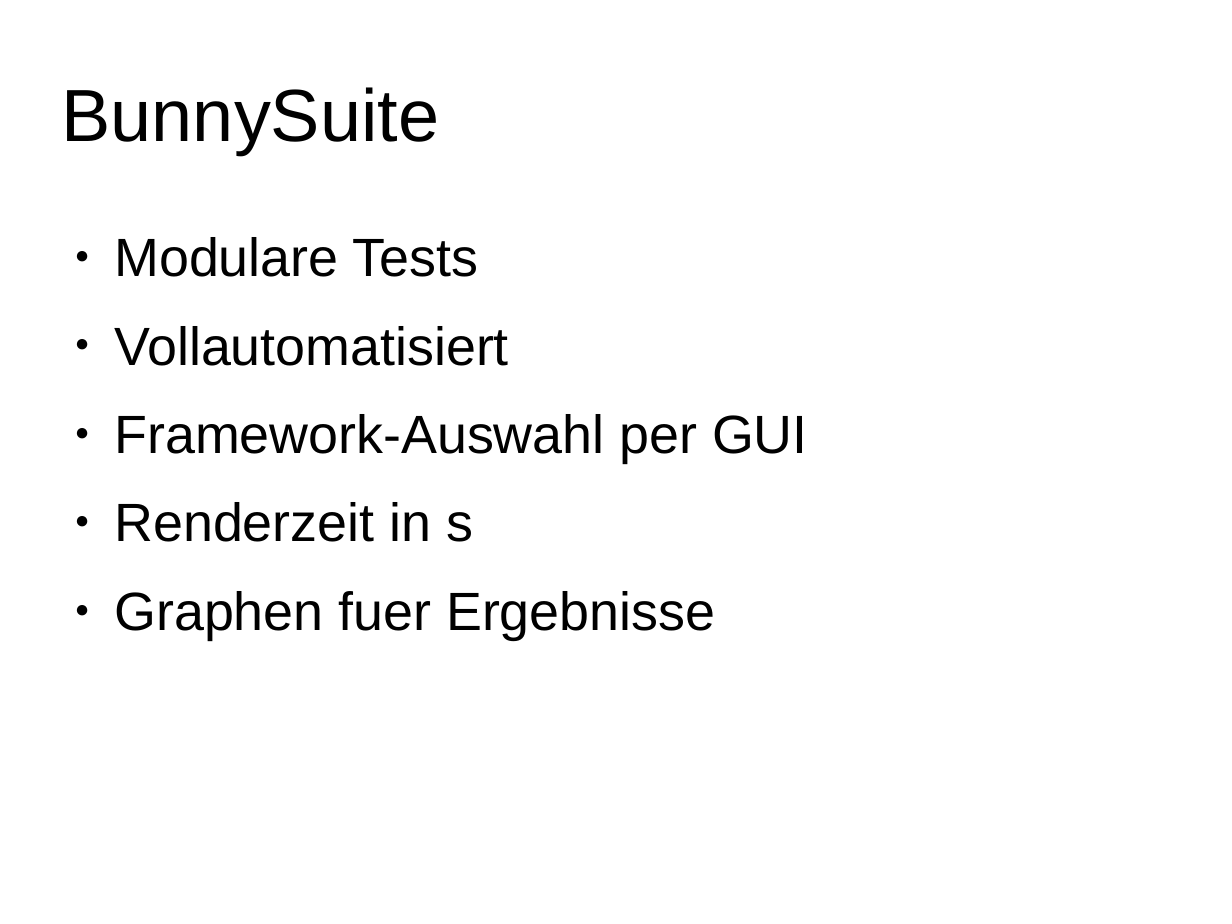
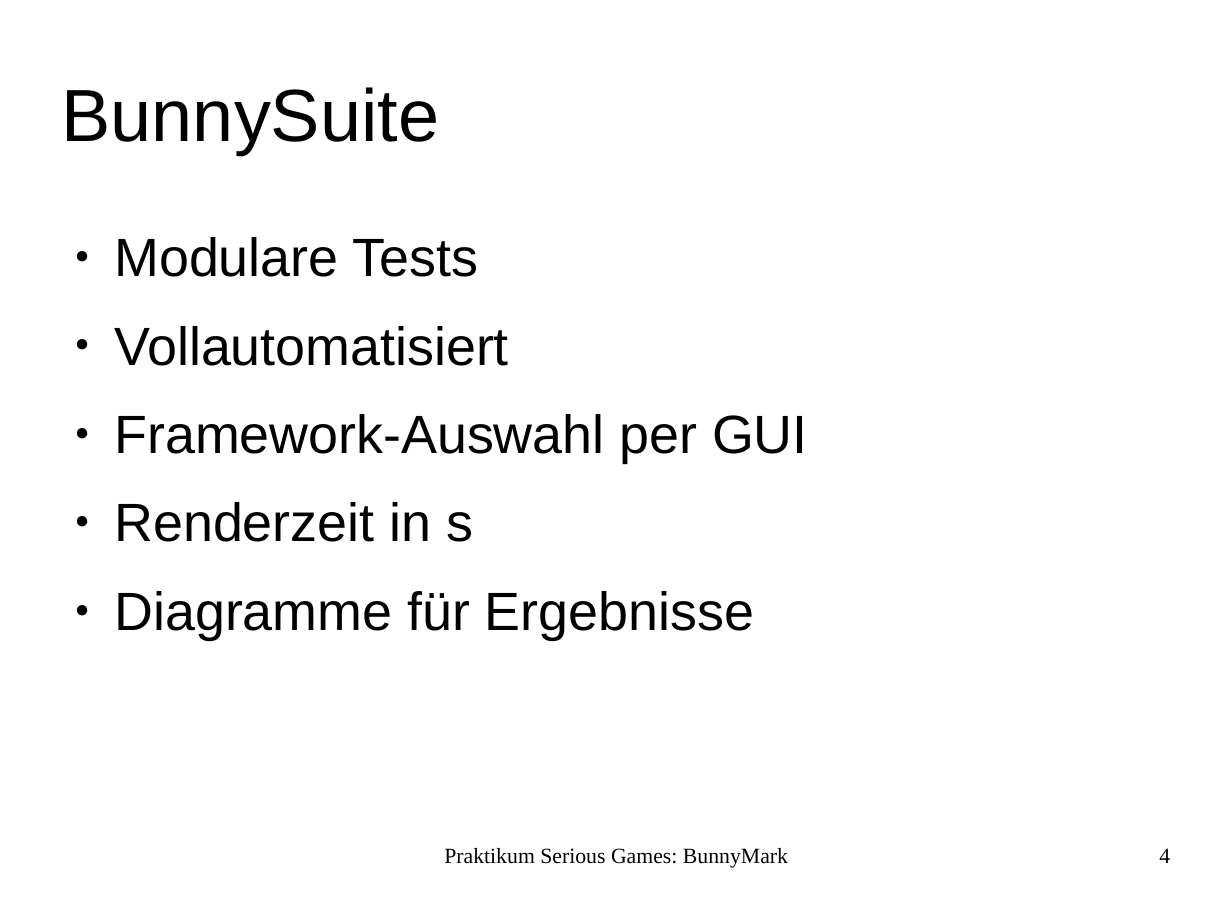
Before and after one commit to LiXiling/bunnysuite, a slide deck: slide 4 of Ausarbeitung/Presentation.odp. Drawn at 1232x924 pixels with LibreOffice and Linux fonts; fonts in the diff are those of the drawing; background and template pictures are left out. Boxes give left, top, right and bottom in pixels: in the first picture for what was removed or moved away, otherwise in the second. Text is boxed around its words. In the diff, an @@ line names an element or a change of style, - is before the commit and + after.

```diff
--- a/Ausarbeitung/Presentation.odp
+++ b/Ausarbeitung/Presentation.odp
@@ text at <box>114,591,754,639</box>: text changed @@
-● Graphen fuer Ergebnisse
+● Diagramme für Ergebnisse
@@ text added at <box>444,848,788,868</box>, 14 pt, text #000000 @@
+Praktikum Serious Games: BunnyMark
@@ page number added at <box>1159,848,1170,863</box>, 14 pt, text #000000 @@
+4
```
Also in this commit, not shown: 5 other slides changed, 2 other files.
